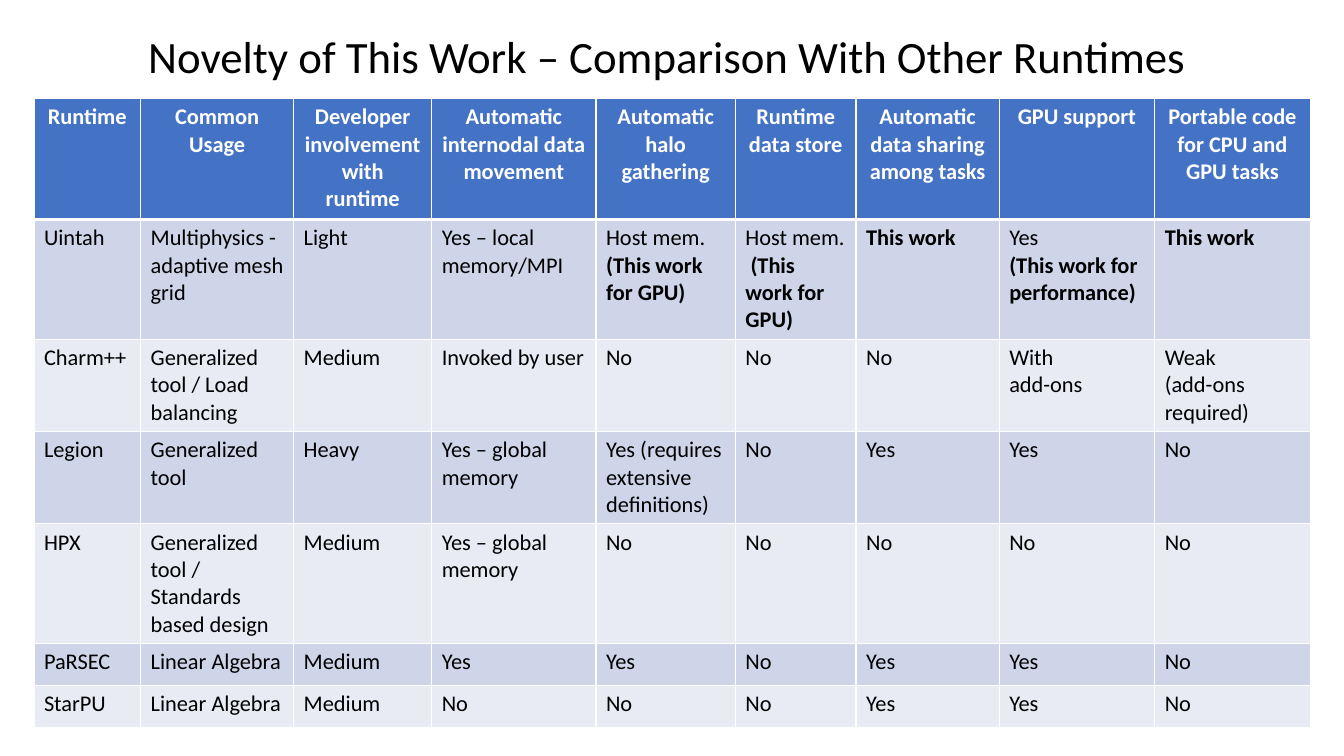
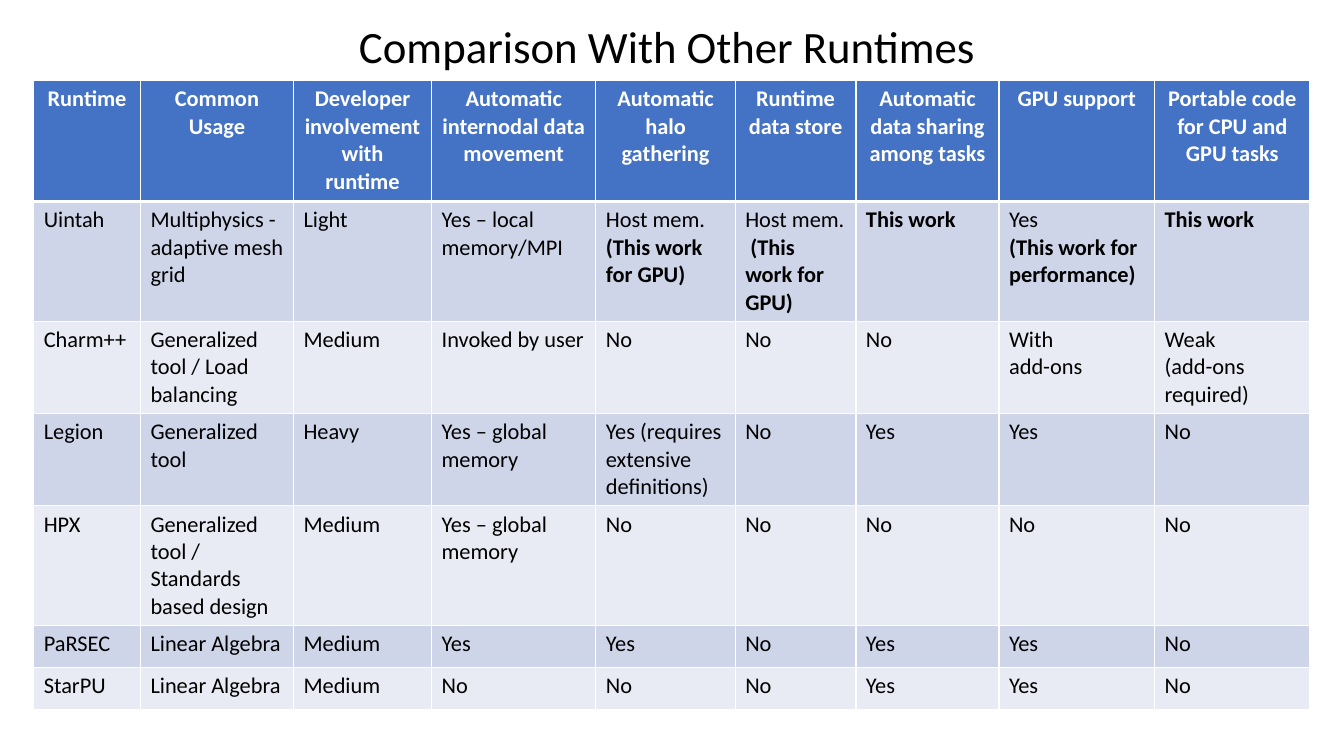
Before and after one commit to bradleypeterson/proposal, a slide deck: slide 11 of slides/Portable and Performant GPU_dec1.pptx (slide 6 before the commit). Drawn at 1344x756 pixels with LibreOffice and Linux fonts; fonts in the diff are those of the drawing. Boxes give left, top, right and bottom in pixels: in the first picture for what was removed or moved away, otherwise in the second. Text is boxed around its words. In the diff, an @@ line names an element or a change of style, - is before the commit and + after.

```diff
--- a/slides/Portable and Performant GPU_dec1.pptx
+++ b/slides/Portable and Performant GPU_dec1.pptx
@@ title at <box>359,32,975,71</box>: text changed @@
-Novelty of This Work – Comparison With Other Runtimes
+Comparison With Other Runtimes
@@ table: place and size @@
-table at <box>34,99,1311,719</box>
+table at <box>33,81,1310,701</box>
```
Also in this commit, not shown: 15 other slides changed, 18 slides added, 6 slides removed, 2 other files.
